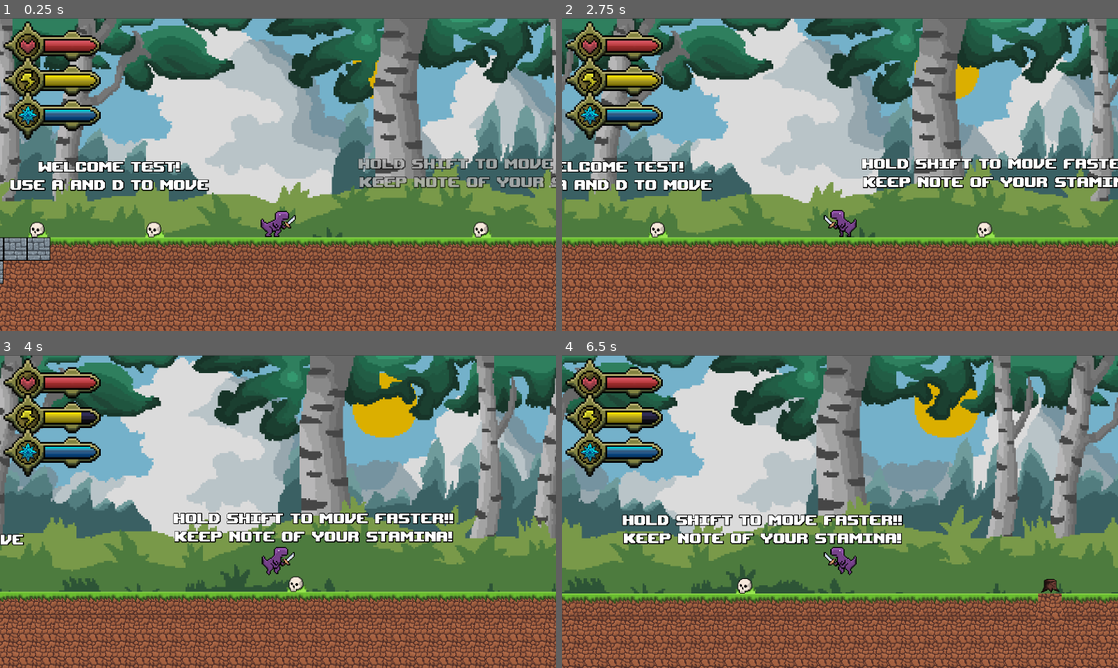
Above: before the commit, frames 1-4 (two rows, left to right).
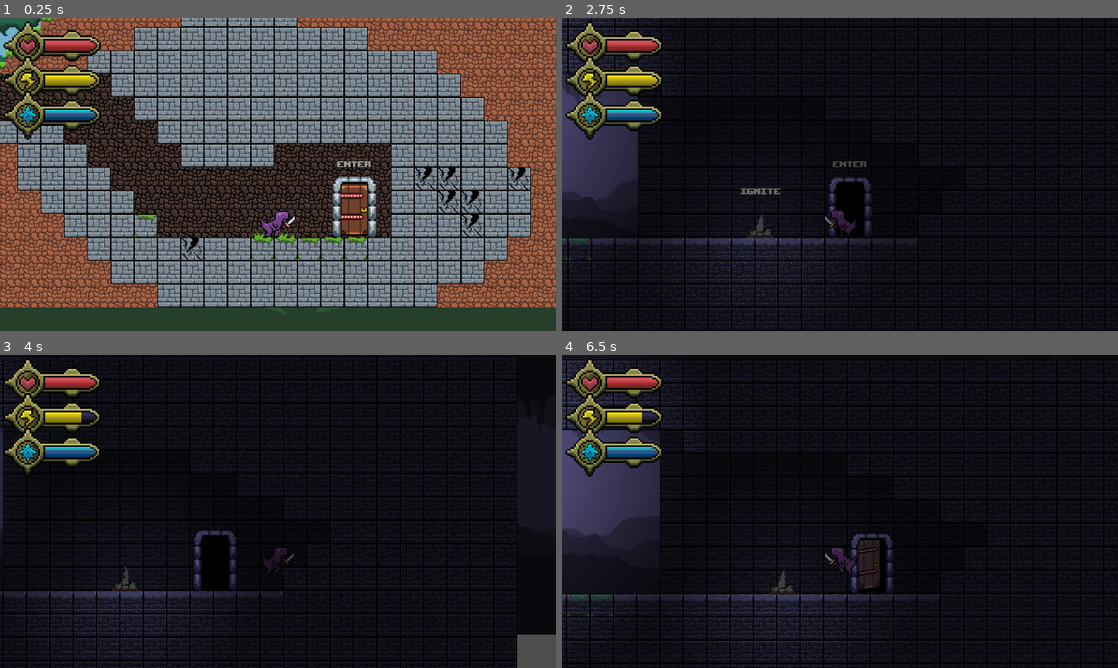
Above: after the commit, the same moments.

Repository: LeeTuah/rexvalley
Game: Godot game, scene res://game_manager.tscn
The game is run twice, just before and just after one commit, with the same random seed, the same clock (stepped at 60 frames per second) and the same inputs.
Inputs (mouse positions are in pixels of both pictures, inside the frame that each line leads up to):
- Up to frame 1 (0.25 s): no input
- Up to frame 2 (2.75 s): tap Space at 0.5 s; move the mouse to (962, 158) at 0.52 s; hold Right (ui_right) 0.53-2.03 s; tap E (ui_interact) at 0.6, 1.55, 2.3 s; click (962, 158) at 0.67 s; tap Enter (ui_accept) at 0.77, 1.52 s; move the mouse to (728, 190) at 1.27 s; tap 1 (magic_fireball) at 1.35 s; move the mouse to (895, 105) at 2.02 s; hold Left (ui_left) from 2.03 s (still down); hold Right mouse button (magic_initiate) from 2.03 s (still down)
- Up to frame 3 (4 s): move the mouse to (250, 574) at 2.77 s; release Left (ui_left) at 2.78 s; release Right mouse button (magic_initiate) at 2.78 s; hold Right (ui_right) from 2.78 s (still down); tap 2 (magic_shield) at 2.85 s; click (250, 574) at 2.92 s; tap Enter (ui_accept) at 3.02, 3.77 s; tap E (ui_interact) at 3.05, 3.6 s; move the mouse to (444, 558) at 3.52 s
- Up to frame 4 (6.5 s): tap Space at 4.25 s; move the mouse to (673, 464) at 4.27 s; release Right (ui_right) at 4.28 s; hold Left (ui_left) 4.28-5.03 s; tap Alt at 4.35 s; tap Enter (ui_accept) at 4.52, 6.02 s; tap E (ui_interact) at 4.55, 5.3, 5.85 s; move the mouse to (867, 511) at 5.02 s; hold Right (ui_right) 5.03-5.78 s; tap Shift at 5.1 s; click (867, 511) at 5.17 s; move the mouse to (756, 433) at 5.77 s; hold Left (ui_left) from 5.78 s (still down)

The runs differ from the first frame. In frame 1, 90% of the frame differs, in the area x 0-100%, y 0-100%; in frame 2, 95%; in frame 3, 96%; in frame 4, 96%.

Commit message:
Added more campfire features, respawn to nearest campfire on death and resting animation.

Diff:
--- a/game_manager.gd
+++ b/game_manager.gd
@@ -1,6 +1,6 @@
 extends Node2D
 
-func swap_levels(old_scene, new_scene_path, _player_coordinates, next_door: String) -> void:
+func swap_levels(old_scene, new_scene_path, _player_coordinates, next_door = null) -> void:
 	var current_level = old_scene;
 
 	if current_level:
@@ -15,7 +15,9 @@
 	# change player position here
 	get_node("player").position = _player_coordinates
 
-	close_door_on_enter(next_door, new_scene_instance)
+
+	if next_door:
+		close_door_on_enter(next_door, new_scene_instance)
 
 
 func close_door_on_enter(door_name: String, current_level_instance : Node) -> void:
@@ -27,3 +29,6 @@
 
 func _process(_delta: float) -> void:
 	pass
+
+#func show_tree():
+	#print_tree_pretty()
--- a/game_manager.tscn
+++ b/game_manager.tscn
@@ -40,6 +40,6 @@
 script = ExtResource("8_dq8jp")
 
 [node name="player" parent="." unique_id=1387465769 instance=ExtResource("8_8jrwq")]
-position = Vector2(1512, 704)
+position = Vector2(26512, 1464)
 
 [node name="fireball" type="Node" parent="." unique_id=157135525]
--- a/global.gd
+++ b/global.gd
@@ -16,6 +16,10 @@
 var campfire_status = {
 	"campfire_enclosure" : false
 }
+
+var last_rested_scene = ""
+var last_rested_coords = ""
+var respawning:bool = false
 
 
 var player_direction :float = 1;
@@ -56,6 +60,7 @@
 	current_health = MAX_HEALTH
 	current_stamina = MAX_STAMINA
 	current_mana = MAX_MANA
+	current_defence = 0
 
 
 const FADE_IN_DURATION = 0.3;
--- a/scenes/Game_UI/game_over.gd
+++ b/scenes/Game_UI/game_over.gd
@@ -1,5 +1,6 @@
 extends CanvasLayer
 
+@onready var game_manager = get_tree().root.get_node("game_manager")
 
 # Called when the node enters the scene tree for the first time.
 func _ready() -> void:
@@ -12,11 +13,10 @@
 
 
 func _on_restart_button_pressed() -> void:
-	get_tree().reload_current_scene();
+	global.rest_player()
+	global.respawning = true
 
-	global.current_health = 100;
-	global.current_defence = 0;
-	global.current_stamina = 100;
-	global.current_mana = 100;
-
+	# in game_manager.gd, add_child is followed by move_child, which movs curr lvl to the top or 0th posn
+	# thus, game_manager.get_child(0) -> current level of death which is passes as old_scene param into swap_levels
+	game_manager.swap_levels(game_manager.get_child(0), global.last_rested_scene, global.last_rested_coords)
 	queue_free();
--- a/scenes/bosses/boss_level_0.gd
+++ b/scenes/bosses/boss_level_0.gd
@@ -119,7 +119,7 @@
 		var dmg = 0;
 		match state_machine.get_current_node():
 			"sword_slash_up":
-				dmg = 10;
+				dmg = 1000;
 
 			"sword_slash_down":
 				dmg = 15;
--- a/scenes/interactable/campfire.gd
+++ b/scenes/interactable/campfire.gd
@@ -4,12 +4,16 @@
 var campfire_active = false
 var player_node = null
 
-@onready var campfire_animation = $campfire_animation
 @export var campfire_name : String
 @export var campfire_scene : String
 
+@onready var campfire_animation = $campfire_animation
+@onready var campfire_label = $campfire_label
+@onready var campfire_light = $"../light_nodes/campfire_light"
 
 func _ready() -> void:
+	global.fade_out(campfire_label)
+
 	if global.campfire_status[campfire_name]:
 		campfire_animation.play("burning")
 		campfire_active = true
@@ -24,7 +28,7 @@
 		if not campfire_active:
 			handle_campfire_activation()
 		else:
-			global.rest_player()
+			handle_player_resting()
 
 
 func handle_campfire_activation() -> void:
@@ -41,14 +45,34 @@
 
 	campfire_animation.play("burning")
 
+	campfire_light.energy = 1.2
+
+	global.fade_out(campfire_label)
+	campfire_label.text = "REST"
+
+	#global.fade_in(campfire_label)
+
+func handle_player_resting() -> void:
+	if player_node.has_method("play_resting_animation"):
+		player_node.play_resting_animation()
+
+		await get_tree().create_timer(1.12)
+
+	global.rest_player()
+
+	global.last_rested_scene = owner.scene_file_path
+	global.last_rested_coords = global_position
+
 
 func _on_body_entered(body: Node2D) -> void:
 	if body.name == 'player':
 		player_near_campfire = true
 		player_node = body
+		global.fade_in(campfire_label)
 
 
 func _on_body_exited(body: Node2D) -> void:
 	if body.name == 'player':
 		player_near_campfire = false
 		player_node = null
+		global.fade_out(campfire_label)
--- a/scenes/interactable/campfire.tscn
+++ b/scenes/interactable/campfire.tscn
@@ -2,6 +2,7 @@
 
 [ext_resource type="Script" uid="uid://ce08onc284sxx" path="res://scenes/interactable/campfire.gd" id="1_4v1kl"]
 [ext_resource type="Texture2D" uid="uid://bfmkucinmvwne" path="res://assets/tiles/campfire.png" id="1_ta3ij"]
+[ext_resource type="FontFile" uid="uid://nln6p8r4gwnp" path="res://assets/font/upheavtt.ttf" id="3_stngb"]
 
 [sub_resource type="AtlasTexture" id="AtlasTexture_4v1kl"]
 atlas = ExtResource("1_ta3ij")
@@ -82,6 +83,13 @@
 [sub_resource type="RectangleShape2D" id="RectangleShape2D_nrgbc"]
 size = Vector2(41.5, 48.5)
 
+[sub_resource type="LabelSettings" id="LabelSettings_4v1kl"]
+font = ExtResource("3_stngb")
+font_size = 48
+outline_size = 1
+outline_color = Color(0.99022573, 0.8626507, 0.795046, 1)
+shadow_size = 0
+
 [node name="campfire" type="Area2D" unique_id=1293370023]
 script = ExtResource("1_4v1kl")
 
@@ -97,5 +105,15 @@
 scale = Vector2(2, 2)
 shape = SubResource("RectangleShape2D_nrgbc")
 
+[node name="campfire_label" type="Label" parent="." unique_id=1155835777]
+offset_left = -83.0
+offset_top = -184.0
+offset_right = 84.0
+offset_bottom = -111.0
+text = "	IGNITE"
+label_settings = SubResource("LabelSettings_4v1kl")
+horizontal_alignment = 1
+vertical_alignment = 1
+
 [connection signal="body_entered" from="." to="." method="_on_body_entered"]
 [connection signal="body_exited" from="." to="." method="_on_body_exited"]
--- a/scenes/levels/level0_enclosure.tscn
+++ b/scenes/levels/level0_enclosure.tscn
@@ -314,34 +314,34 @@
 [node name="level0_enclosure" type="Node2D" unique_id=456531622]
 script = ExtResource("1_c5bwv")
 
-[node name="Node2D" type="Node2D" parent="." unique_id=876745373]
-
-[node name="PointLight2D" type="PointLight2D" parent="Node2D" unique_id=1448785209]
+[node name="light_nodes" type="Node2D" parent="." unique_id=876745373]
+
+[node name="PointLight2D" type="PointLight2D" parent="light_nodes" unique_id=1448785209]
 position = Vector2(-1201.9996, 29.000015)
 scale = Vector2(3.7, 3.7)
 texture = ExtResource("3_pyekh")
 
-[node name="PointLight2D2" type="PointLight2D" parent="Node2D" unique_id=57545277]
+[node name="PointLight2D2" type="PointLight2D" parent="light_nodes" unique_id=57545277]
 position = Vector2(-4558.0005, 125.000015)
 scale = Vector2(3.7, 3.7)
 texture = ExtResource("3_pyekh")
 
-[node name="PointLight2D3" type="PointLight2D" parent="Node2D" unique_id=352268183]
+[node name="PointLight2D3" type="PointLight2D" parent="light_nodes" unique_id=352268183]
 position = Vector2(-7535.0005, 122.00001)
 scale = Vector2(3.7, 3.7)
 texture = ExtResource("3_pyekh")
 
-[node name="PointLight2D4" type="PointLight2D" parent="Node2D" unique_id=787885339]
+[node name="PointLight2D4" type="PointLight2D" parent="light_nodes" unique_id=787885339]
 position = Vector2(-6093, 124.000015)
 scale = Vector2(3.7, 3.7)
 texture = ExtResource("3_pyekh")
 
-[node name="PointLight2D5" type="PointLight2D" parent="Node2D" unique_id=20849223]
+[node name="PointLight2D5" type="PointLight2D" parent="light_nodes" unique_id=20849223]
 position = Vector2(-9554.001, 546.00006)
 scale = Vector2(3.7, 3.7)
 texture = ExtResource("3_pyekh")
 
-[node name="campfire_light" type="PointLight2D" parent="Node2D" unique_id=1404872225]
+[node name="campfire_light" type="PointLight2D" parent="light_nodes" unique_id=1404872225]
 position = Vector2(24, 532)
 scale = Vector2(2.1, 2.1)
 energy = 0.4
@@ -411,5 +411,6 @@
 [node name="campfire" parent="." unique_id=1293370023 instance=ExtResource("8_ntbxl")]
 position = Vector2(24, 533)
 campfire_name = "campfire_enclosure"
+campfire_scene = "res://scenes/levels/level0_enclosure.tscn"
 
 [connection signal="body_entered" from="boss_spawn_area" to="." method="_on_boss_spawn_area_body_entered"]
--- a/scenes/player/player.gd
+++ b/scenes/player/player.gd
@@ -52,6 +52,7 @@
 	#"plunge_full_4": 0.3,
 	"plunge_full_5": 0.625,
 	"heal": 2.7,
+	"resting": 1.12
 };
 
 
@@ -62,8 +63,8 @@
 	"sword_slash2": [13.0, 50.0, 2.3, -1.2],
 	"sword_slash3": [16.0, 50.0, 2.3, -1.2],
 	"thrust":		[25.0, 130.0, 2.0, 0.0],
-	"plunge_full_4":[25.0, 130.0, 2.0, 0.0],
-	"plunge_full_5":[450.0, 400.0, 2.5, -1.5],
+	"plunge_full_4":[450.0, 400.0, 2.5, -1.5],
+	"plunge_full_5":[25.0, 130.0, 2.0, 0.0],
 }
 # sprint variables
 var can_run = true;
@@ -125,6 +126,12 @@
 	animated_sprite.play("campfire")
 
 
+func play_resting_animation() -> void:
+	is_interacting = true
+	can_input = false
+	idle_time = 0.0
+	animated_sprite.play("resting")
+
 # all player movements happen here
 func _physics_process(delta: float) -> void:
 
@@ -179,9 +186,11 @@
 	elif (animated_sprite.animation == "plunge_full_2"):
 		velocity.y = JUMP_VELOCITY * 3.0;
 		velocity.x = direction * SPEED * 0.4;
+
 	elif (animated_sprite.animation == "plunge_full_3"):
 		velocity.y = 0.0;
 		velocity.x = 0.0;
+
 	elif (animated_sprite.animation == "plunge_full_4"):
 		velocity.y = 1700.0;
 		velocity.x = 0.0;
@@ -230,7 +239,7 @@
 
 
 func _ready() -> void:
-	global.player_position = position;
+	#global.player_position = position;
 	walking_particles.emitting = false;
 
 var fireball_instance;
@@ -238,6 +247,11 @@
 
 # all animation playing, pausing, terminating happens here also
 func _process(delta: float):
+
+	if global.respawning:
+		can_input = true
+		is_dead = false
+		global.respawning = false
 
 	if global.current_health <= 0 and not is_dead:
 		is_dead = true;
@@ -248,7 +262,6 @@
 		get_tree().current_scene.add_child(game_over);
 
 	if is_dead:
-		velocity.x = move_toward(velocity.x, 0 , SPEED);
 		return;
 
 
@@ -468,6 +481,11 @@
 					can_input = true
 					disable_all_hitboxes()
 
+				elif anim == "resting":
+					is_interacting = false
+					can_input = true
+					disable_all_hitboxes()
+
 
 				else:
 					if (anim == "dash_3"):
--- a/scenes/player/player.tscn
+++ b/scenes/player/player.tscn
@@ -14,6 +14,7 @@
 [ext_resource type="Texture2D" uid="uid://r14mtuip3qcv" path="res://assets/player/player_spritesheet_thrust.png" id="6_75vfm"]
 [ext_resource type="Texture2D" uid="uid://c1om0xfl7eqdi" path="res://assets/player/player_spritesheet_plunge.png" id="7_gx1jg"]
 [ext_resource type="Texture2D" uid="uid://so6luf1fej32" path="res://assets/player/player_sword_slash3.png" id="8_5gtgg"]
+[ext_resource type="Texture2D" uid="uid://dvec6cqke0xs1" path="res://assets/player/rest.png" id="9_fcs02"]
 
 [sub_resource type="AtlasTexture" id="AtlasTexture_3p0jd"]
 atlas = ExtResource("2_fm80t")
@@ -355,6 +356,46 @@
 atlas = ExtResource("4_h17s1")
 region = Rect2(288, 0, 32, 32)
 
+[sub_resource type="AtlasTexture" id="AtlasTexture_12j61"]
+atlas = ExtResource("9_fcs02")
+region = Rect2(0, 0, 128, 128)
+
+[sub_resource type="AtlasTexture" id="AtlasTexture_kthys"]
+atlas = ExtResource("9_fcs02")
+region = Rect2(128, 0, 128, 128)
+
+[sub_resource type="AtlasTexture" id="AtlasTexture_48o5h"]
+atlas = ExtResource("9_fcs02")
+region = Rect2(256, 0, 128, 128)
+
+[sub_resource type="AtlasTexture" id="AtlasTexture_xum3i"]
+atlas = ExtResource("9_fcs02")
+region = Rect2(384, 0, 128, 128)
+
+[sub_resource type="AtlasTexture" id="AtlasTexture_ct4wv"]
+atlas = ExtResource("9_fcs02")
+region = Rect2(512, 0, 128, 128)
+
+[sub_resource type="AtlasTexture" id="AtlasTexture_teg5g"]
+atlas = ExtResource("9_fcs02")
+region = Rect2(640, 0, 128, 128)
+
+[sub_resource type="AtlasTexture" id="AtlasTexture_vcxk4"]
+atlas = ExtResource("9_fcs02")
+region = Rect2(768, 0, 128, 128)
+
+[sub_resource type="AtlasTexture" id="AtlasTexture_x6bw1"]
+atlas = ExtResource("9_fcs02")
+region = Rect2(896, 0, 128, 128)
+
+[sub_resource type="AtlasTexture" id="AtlasTexture_e1bru"]
+atlas = ExtResource("9_fcs02")
+region = Rect2(1024, 0, 128, 128)
+
+[sub_resource type="AtlasTexture" id="AtlasTexture_63x2c"]
+atlas = ExtResource("9_fcs02")
+region = Rect2(1152, 0, 128, 128)
+
 [sub_resource type="AtlasTexture" id="AtlasTexture_75vfm"]
 atlas = ExtResource("3_gmlin")
 region = Rect2(0, 0, 32, 32)
@@ -872,6 +913,41 @@
 "loop": 0,
 "name": &"plunge_land",
 "speed": 5.0
+}, {
+"frames": [{
+"duration": 1.0,
+"texture": SubResource("AtlasTexture_12j61")
+}, {
+"duration": 1.0,
+"texture": SubResource("AtlasTexture_kthys")
+}, {
+"duration": 1.0,
+"texture": SubResource("AtlasTexture_48o5h")
+}, {
+"duration": 1.0,
+"texture": SubResource("AtlasTexture_xum3i")
+}, {
+"duration": 1.0,
+"texture": SubResource("AtlasTexture_ct4wv")
+}, {
+"duration": 1.0,
+"texture": SubResource("AtlasTexture_teg5g")
+}, {
+"duration": 1.0,
+"texture": SubResource("AtlasTexture_vcxk4")
+}, {
+"duration": 1.0,
+"texture": SubResource("AtlasTexture_x6bw1")
+}, {
+"duration": 1.0,
+"texture": SubResource("AtlasTexture_e1bru")
+}, {
+"duration": 1.0,
+"texture": SubResource("AtlasTexture_63x2c")
+}],
+"loop": 0,
+"name": &"resting",
+"speed": 9.0
 }, {
 "frames": [{
 "duration": 1.0,
@@ -1149,7 +1225,7 @@
 position = Vector2(1, -1)
 scale = Vector2(4.5, 4.5)
 sprite_frames = SubResource("SpriteFrames_01hqx")
-animation = &"idle"
+animation = &"plunge_full_5"
 
 [node name="player_collision_box" type="CollisionPolygon2D" parent="." unique_id=609036338]
 position = Vector2(1, 0)
@@ -1164,7 +1240,6 @@
 libraries/ = SubResource("AnimationLibrary_lvxji")
 
 [node name="sword_hitbox" type="Area2D" parent="." unique_id=2075840398]
-visible = false
 
 [node name="sword_slash1_hitbox" type="CollisionShape2D" parent="sword_hitbox" unique_id=1384534355]
 position = Vector2(52, 0)
--- a/scenes/zombie/zombie.gd
+++ b/scenes/zombie/zombie.gd
@@ -45,6 +45,7 @@
 	if (zombie_dead): return;
 
 	health_point -= damage;
+	print("hit with damage : ", damage)
 	health_point = clamp(health_point, 0.0, MAX_HEALTH);
 	if (health_point <= 0.0):
 		death_blood.emitting = true
Binary file added: assets/player/rest.png
Not shown, added: assets/player/rest.png.import
